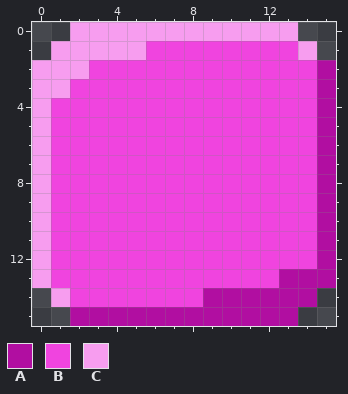
Pixel-art sprite -- assets/sprites/purpleblock.png. The picture above is the old version.
The file is 16x16 pixels.
Palette (. is transparent): A #b10ea1  B #f044df  C #f79def
Pixels before, first column x 0:
 0 ..CCCCCCCCCCCC..
 1 .CCCCCBBBBBBBBC.
 2 CCCBBBBBBBBBBBBA
 3 CCBBBBBBBBBBBBBA
 4 CBBBBBBBBBBBBBBA
 5 CBBBBBBBBBBBBBBA
 6 CBBBBBBBBBBBBBBA
 7 CBBBBBBBBBBBBBBA
 8 CBBBBBBBBBBBBBBA
 9 CBBBBBBBBBBBBBBA
10 CBBBBBBBBBBBBBBA
11 CBBBBBBBBBBBBBBA
12 CBBBBBBBBBBBBBBA
13 CBBBBBBBBBBBBAAA
14 .CBBBBBBBAAAAAA.
15 ..AAAAAAAAAAAA..
The same view after the edit:
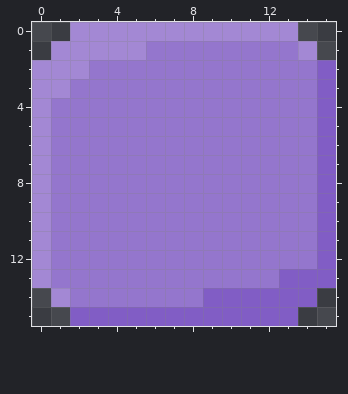
Changes in this commit:
colour A: #b10ea1 -> #815dc5
colour B: #f044df -> #9476cd
colour C: #f79def -> #a388d4
